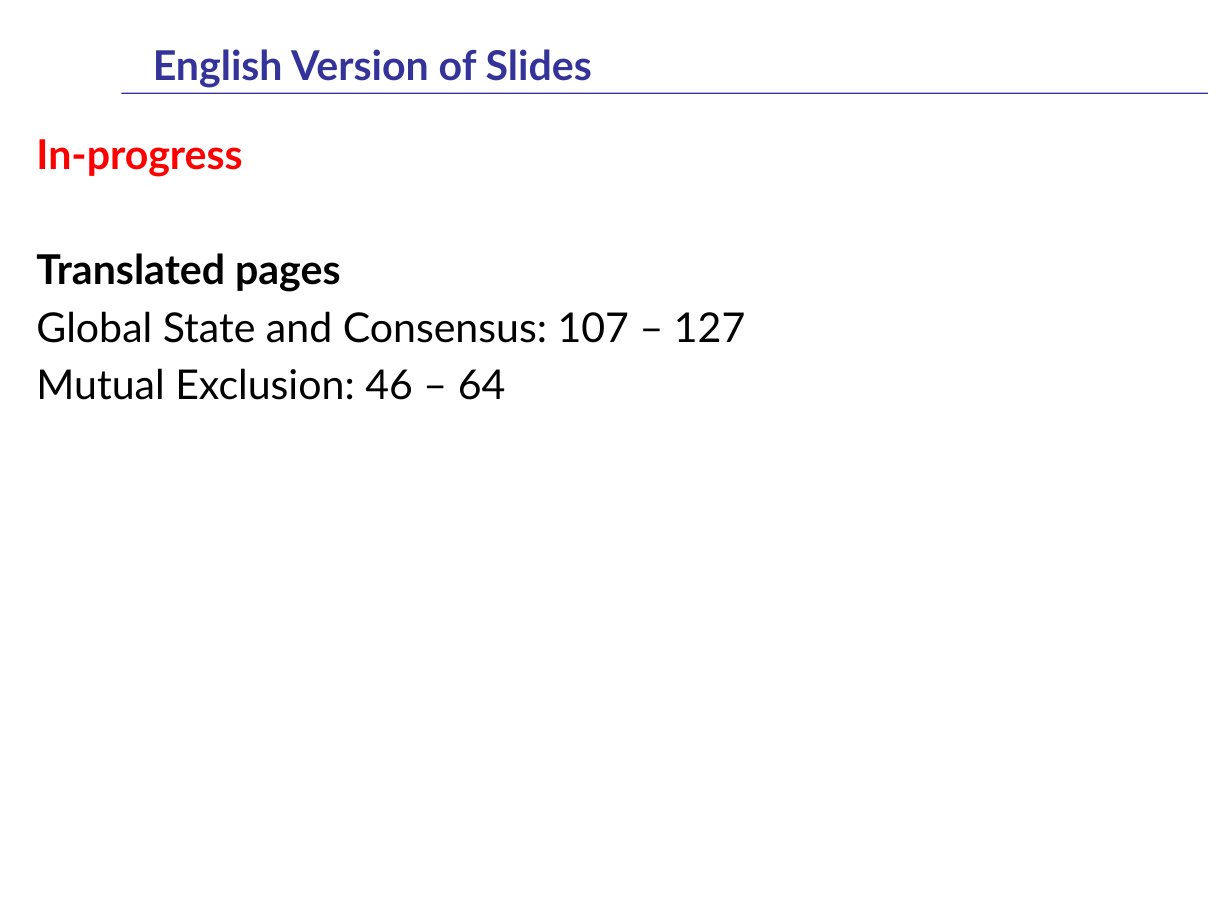
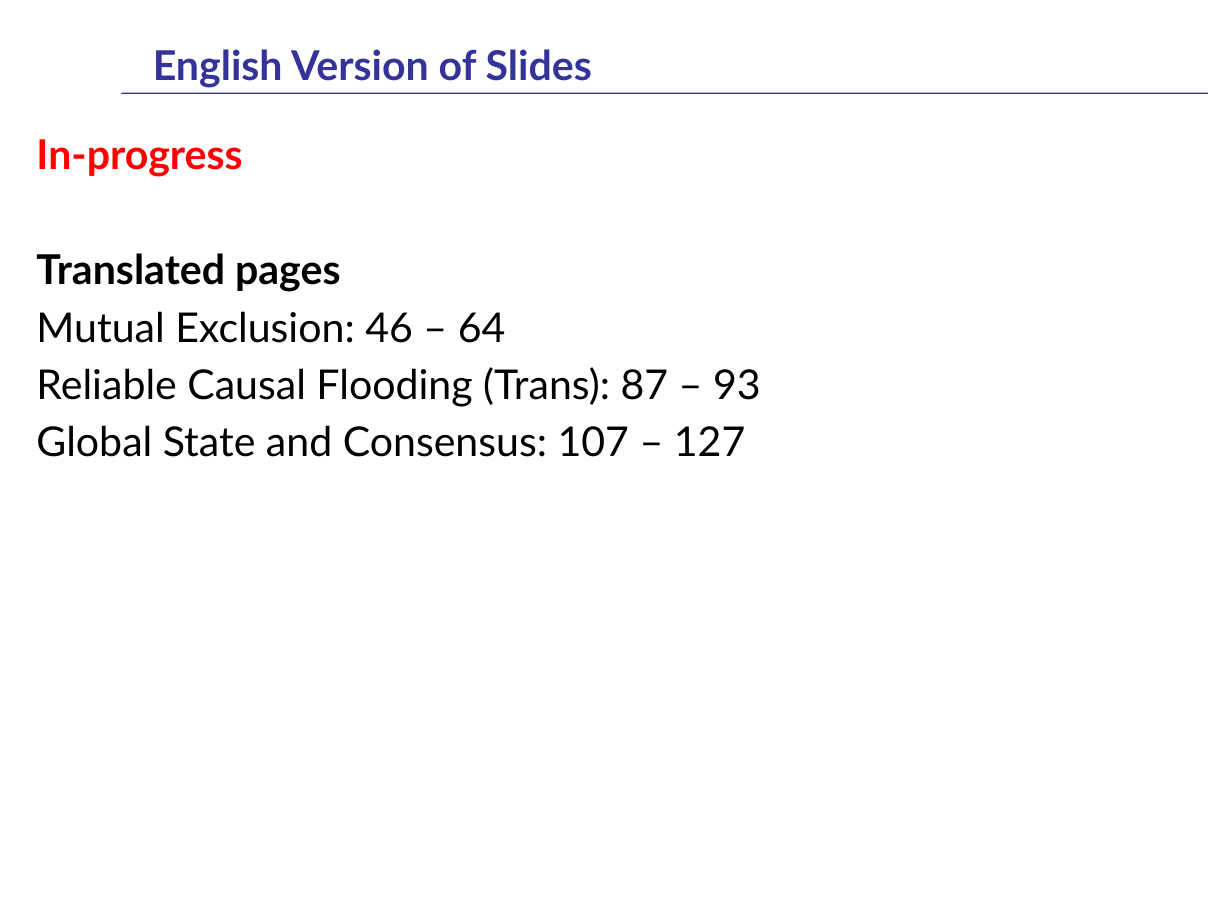
Before and after one commit to fan1x/fan1x.github.io, a slide deck: slide 2 of data/2025-26/pds/PDS-en.pptx. Drawn at 1232x924 pixels with LibreOffice and Linux fonts; fonts in the diff are those of the drawing. Boxes give left, top, right and bottom in pixels: in the first picture for what was removed or moved away, otherwise in the second. Text is boxed around its words. In the diff, an @@ line names an element or a change of style, - is before the commit and + after.

Commit message:
adding trans algo

```diff
--- a/data/2025-26/pds/PDS-en.pptx
+++ b/data/2025-26/pds/PDS-en.pptx
@@ text at (36,311,761,407): paragraphs added @@
+Mutual Exclusion: 46 – 64
+Reliable Causal Flooding (Trans): 87 – 93
@@ text at (36,368,506,400): paragraph removed @@
-Mutual Exclusion: 46 – 64
```
Also in this commit, not shown: 7 other slides changed, 1 slide added, 1 slide removed, 1 other file.
